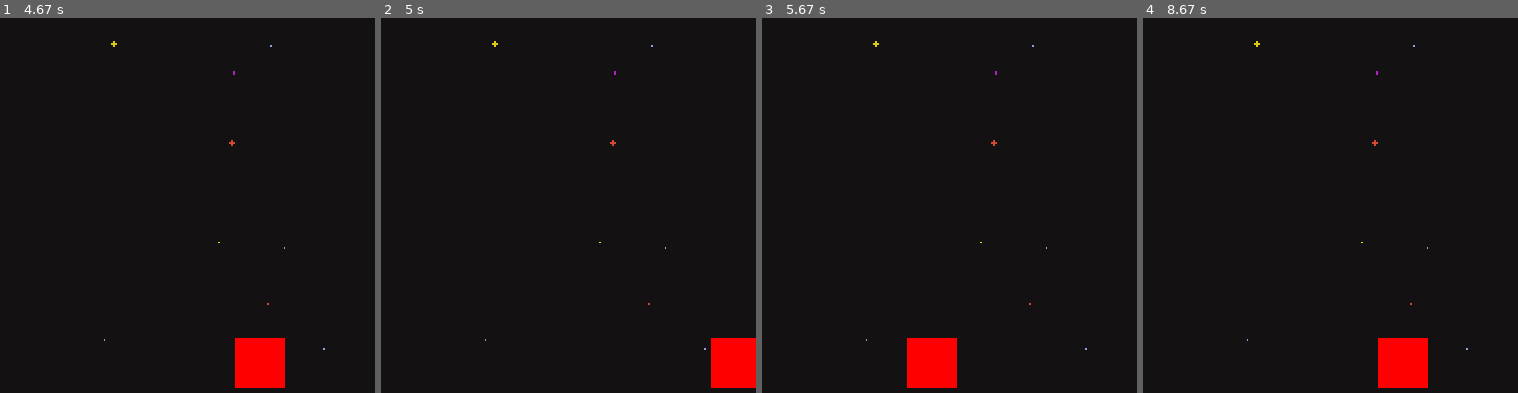
Above: before the commit, frames 1-4 (left to right).
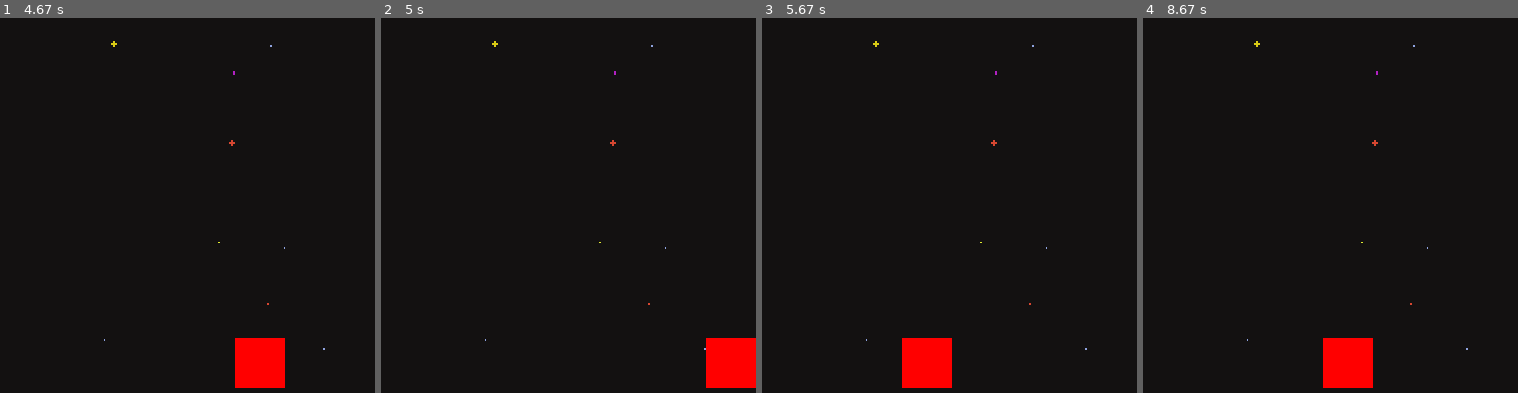
Above: after the commit, the same moments.

Repository: AmirmasoudCS/Pygame-Course
Game: pygame game, started from project_03/main.py
Same seed, same stepped clock (60 frames per second), same inputs: the game is played once before the commit and once after it.
Inputs:
- Up to frame 1 (4.67 s): hold A 0.33-0.8 s; hold Right 0.33-0.8 s; hold Right 0.83-1.3 s; hold D 1.33-1.8 s; hold Left 1.83-2.37 s; hold A 2.4-2.8 s; hold Right 2.83-3.47 s; hold A 3.5-3.97 s; hold Right 4-4.47 s; hold D from 4.5 s (still down)
- Up to frame 2 (5 s): release D at 4.97 s
- Up to frame 3 (5.67 s): hold Left 5-5.53 s; hold A from 5.57 s (still down)
- Up to frame 4 (8.67 s): release A at 5.97 s; hold Right 6-6.63 s; hold A 6.67-7.13 s; hold Right 7.17-7.63 s; hold D 7.67-8.13 s; hold Left from 8.17 s (still down)
The pictures show only the part of the screen within x 50-100%, y 50-100%; the shares and areas given below are measured in that part.

Frame 1 is identical in both runs. In frame 2, 0.2% of the frame differs, in the area x 86-88%, y 85-99%; in frame 3, 0.4%; in frame 4, 3.6%, in the area x 48-76%, y 85-99%.

Commit message:
Fixing the or groups in the movement conditions

Diff:
--- a/project_03/main.py
+++ b/project_03/main.py
@@ -119,9 +119,9 @@
                 run = False
         keys = pygame.key.get_pressed()
 
-        if keys[pygame.K_a] or keys[pygame.K_LEFT] and ship.x - ship.x_vel >= 0:     # Left
+        if (keys[pygame.K_a] or keys[pygame.K_LEFT]) and ship.x - ship.x_vel >= 0:     # Left
             ship.move_left()
-        if keys[pygame.K_d] or keys[pygame.K_RIGHT] and ship.x + ship.x_vel <= WIDTH - ship.ship_width:    # Right
+        if (keys[pygame.K_d] or keys[pygame.K_RIGHT]) and ship.x + ship.x_vel <= WIDTH - ship.ship_width:    # Right
             ship.move_right()
 
 
